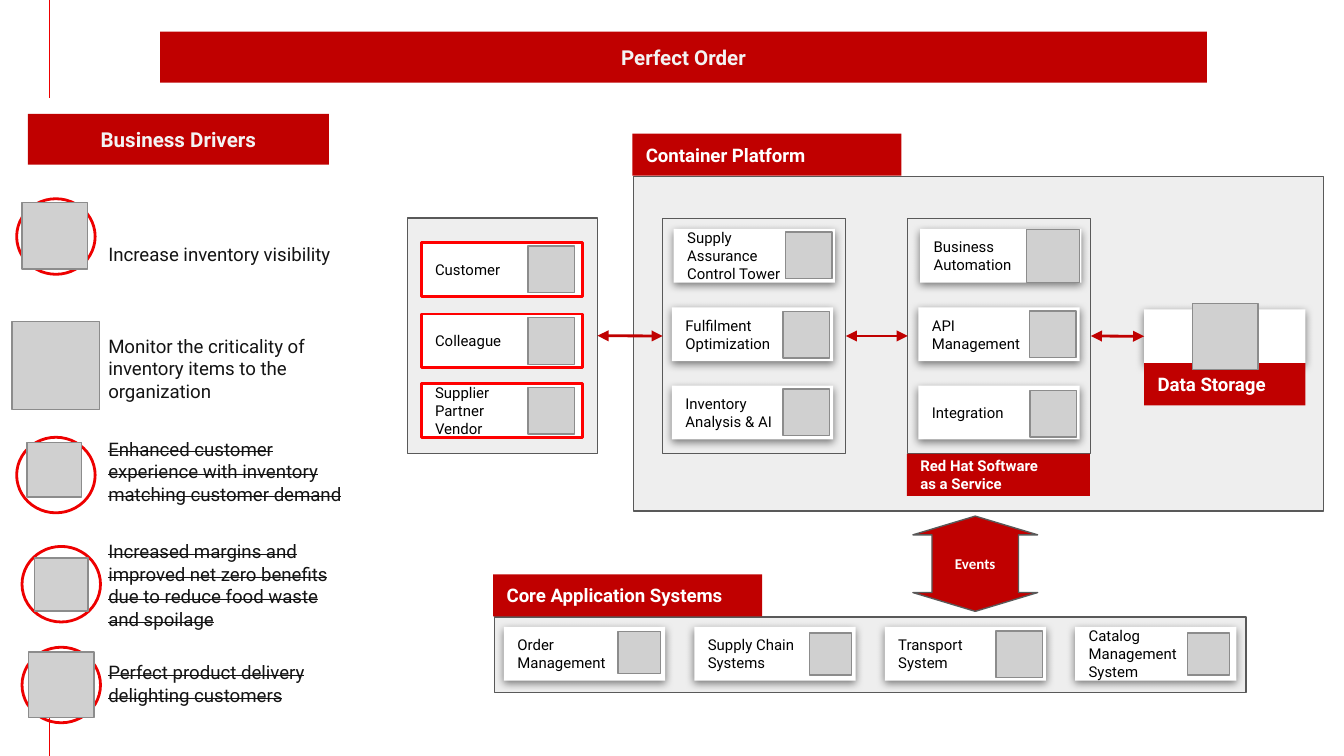
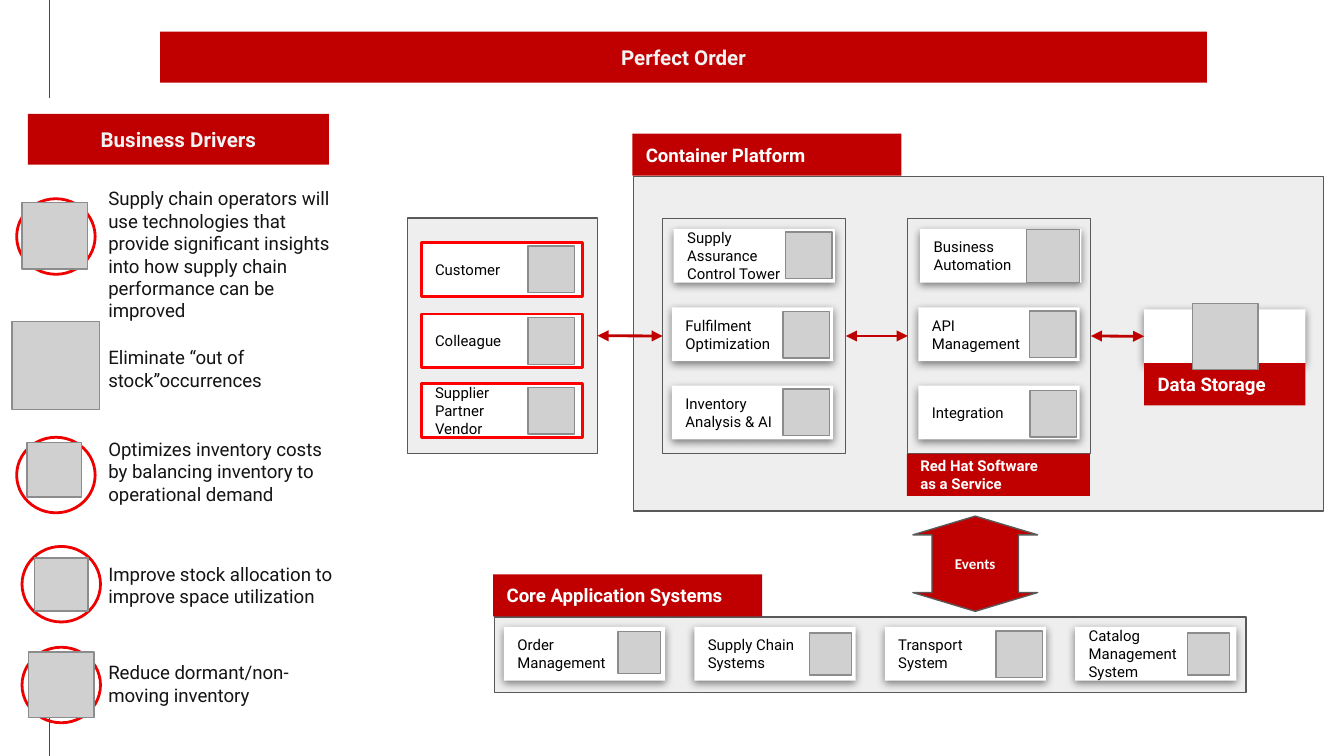
Before and after one commit to brucedkyle/architectures, a slide deck: slide 6 of docs/sustainability/downloads/SupplyChainOptimization.pptx. Drawn at 1344x756 pixels with LibreOffice and Linux fonts; fonts in the diff are those of the drawing; grey boxes stand for pictures; background and template pictures are left out. Boxes give left, top, right and bottom in pixels: in the first picture for what was removed or moved away, otherwise in the second. Text is boxed around its words. In the diff, an @@ line names an element or a change of style, - is before the commit and + after.

```diff
--- a/docs/sustainability/downloads/SupplyChainOptimization.pptx
+++ b/docs/sustainability/downloads/SupplyChainOptimization.pptx
@@ text at [108,191,330,299]: text changed @@
-Increase inventory visibility
+Supply chain operators will use technologies that provide significant insights into how supply chain performance can be improved
@@ text at [108,350,262,387]: text changed @@
-Monitor the criticality of inventory items to the organization
+Eliminate “out of stock”occurrences
@@ text at [108,442,322,505]: text changed @@
-Enhanced customer experience with inventory matching customer demand
+Optimizes inventory costs by balancing inventory to operational demand
@@ text at [108,567,333,607]: text changed @@
-Increased margins and improved net zero benefits due to reduce food waste and spoilage
+Improve stock allocation to improve space utilization
@@ text at [108,665,289,706]: text changed @@
-Perfect product delivery delighting customers
+Reduce dormant/non-moving inventory
```
Also in this commit, not shown: 16 other slides changed, 1 other file.
